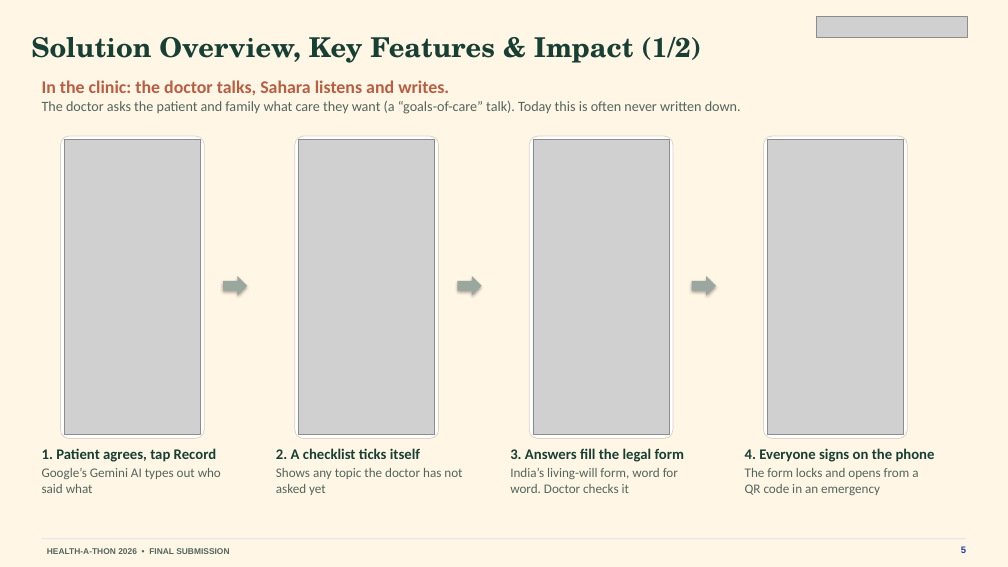
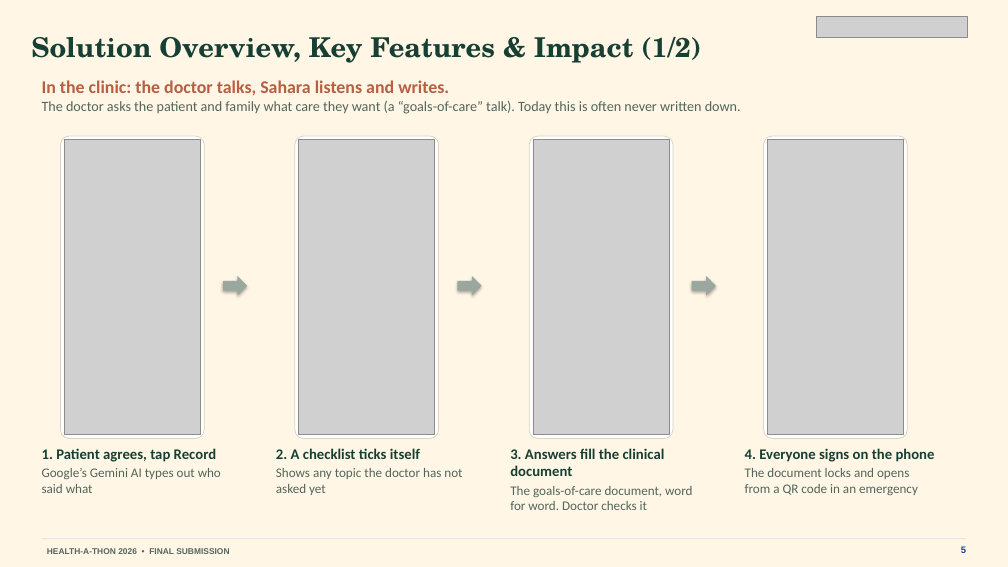
Before and after one commit to basithladdu/healthathon, a slide deck: slide 5 of output/final-submission/Sahara-Final-Presentation.pptx. Drawn at 1008x567 pixels with LibreOffice and Linux fonts; fonts in the diff are those of the drawing; grey boxes stand for pictures. Boxes give left, top, right and bottom in pixels: in the first picture for what was removed or moved away, otherwise in the second. Text is boxed around its words. In the diff, an @@ line names an element or a change of style, - is before the commit and + after.

```diff
--- a/output/final-submission/Sahara-Final-Presentation.pptx
+++ b/output/final-submission/Sahara-Final-Presentation.pptx
@@ text at box(510, 448, 692, 510): text changed @@
-3. Answers fill the legal form
-India’s living-will form, word for word. Doctor checks it
+3. Answers fill the clinical document
+The goals-of-care document, word for word. Doctor checks it
@@ text at box(745, 468, 918, 495): text changed @@
-The form locks and opens from a QR code in an emergency
+The document locks and opens from a QR code in an emergency
```
Also in this commit, not shown: 10 other slides changed, 11 other files.
